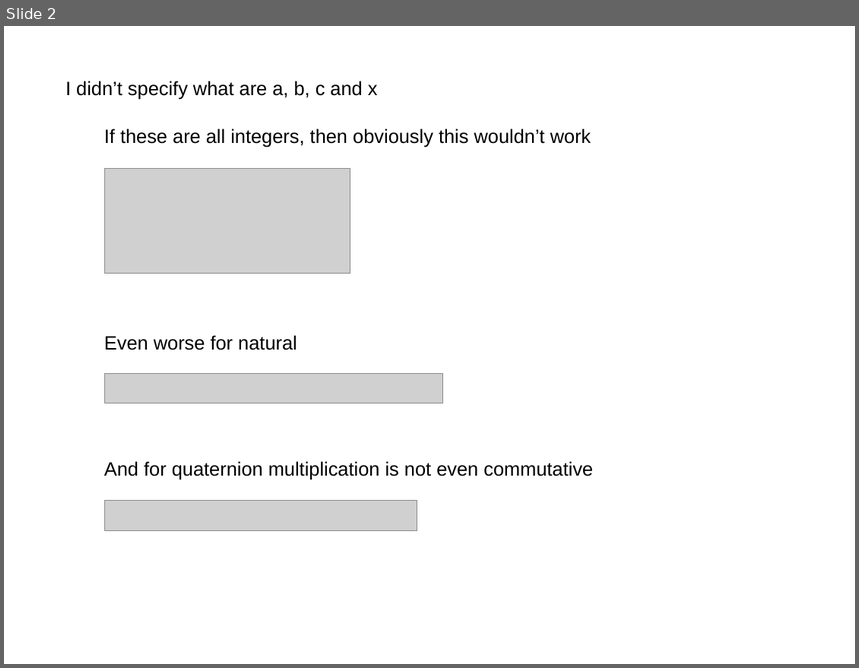
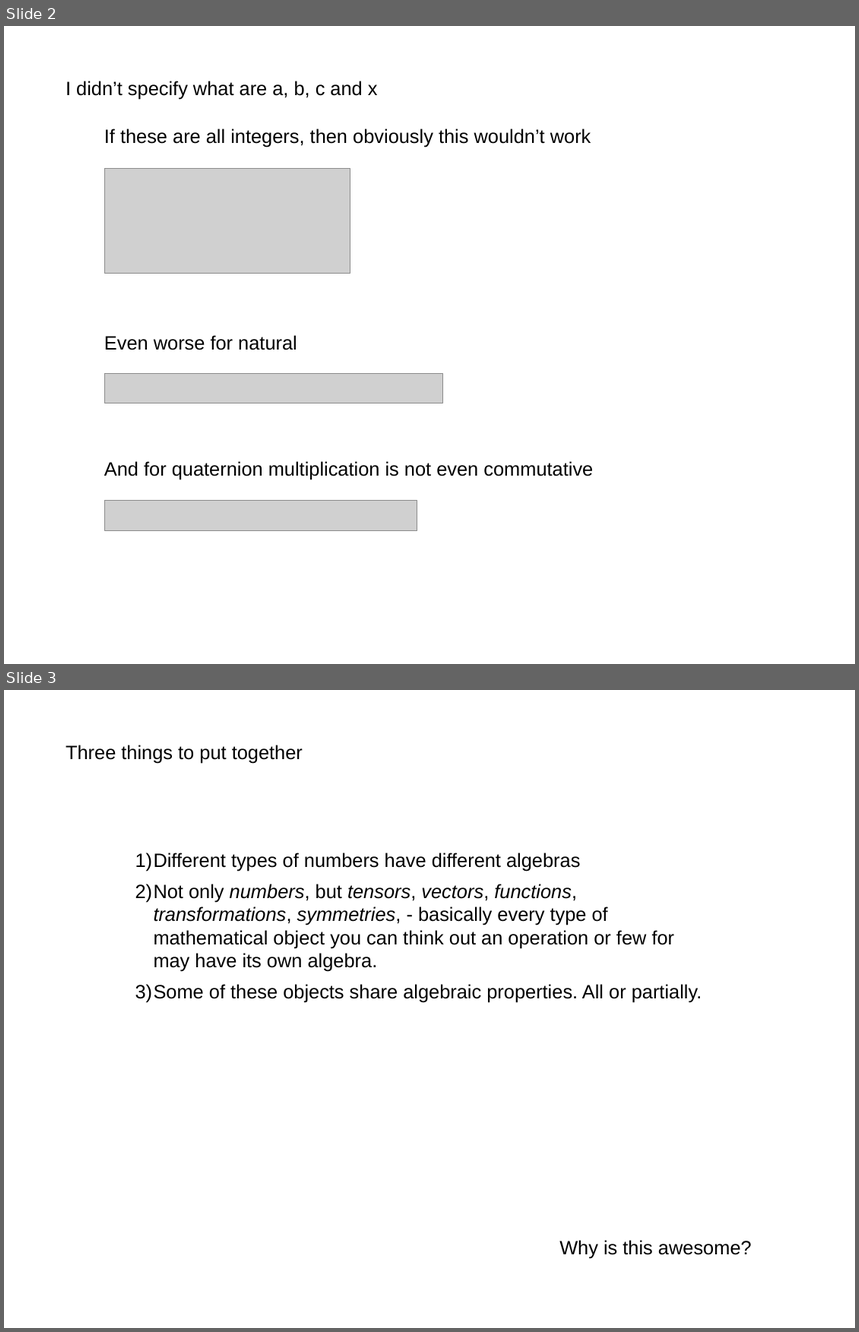
Before and after one commit to akalenuk/templates-experiments, a slide deck: templates.odp. Shown one above the other, each under a label of ours: slide 2 before the commit, slides 2 and 3 after it. The pictures are 859x668 and 859x1332 pixels, drawn with LibreOffice and Linux fonts; fonts in the diff are those of the drawing; grey boxes stand for pictures. Boxes give left, top, right and bottom in pixels: in the first picture for what was removed or moved away, otherwise in the second. Text is boxed around its words. In the diff, an @@ line names an element or a change of style, - is before the commit and + after.

Commit message:
function templates

```diff
--- a/templates.odp
+++ b/templates.odp
@@ slide 3 added at box(4, 690, 855, 1328), background #FFFFFF @@
@@ text added at box(66, 745, 303, 763), 18 pt, text #000000 @@
+Three things to put together
@@ text added at box(135, 853, 702, 1003), 18 pt, text #000000 @@
+1) Different types of numbers have different algebras
+2) Not only numbers, but tensors, vectors, functions, transformations, symmetries, - basically every type of mathematical object you can think out an operation or few for may have its own algebra.
+3) Some of these objects share algebraic properties. All or partially.
@@ text added at box(560, 1240, 752, 1259), 18 pt, text #000000 @@
+Why is this awesome?
```
Also in this commit, not shown: 3 other slides added, 2 other files.
